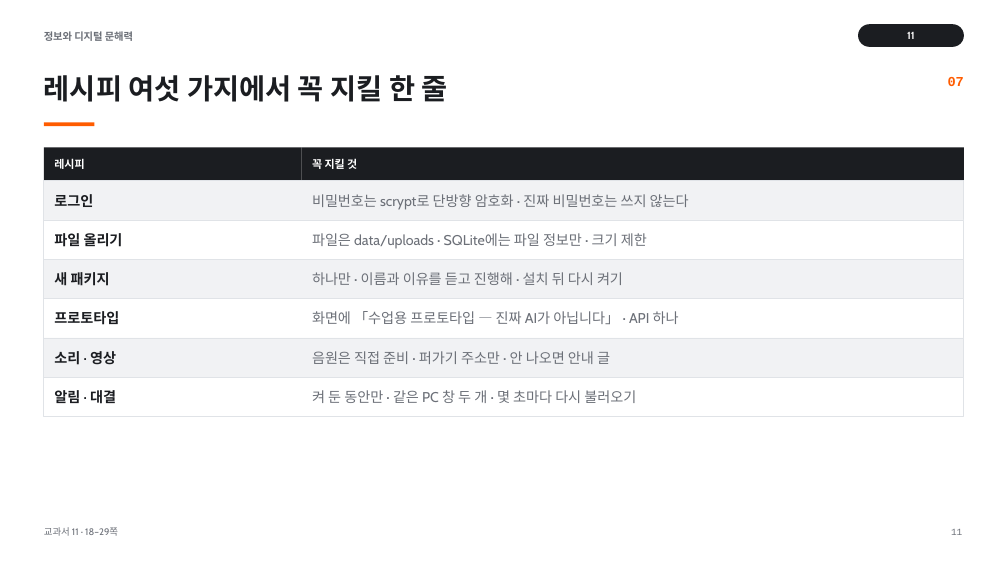
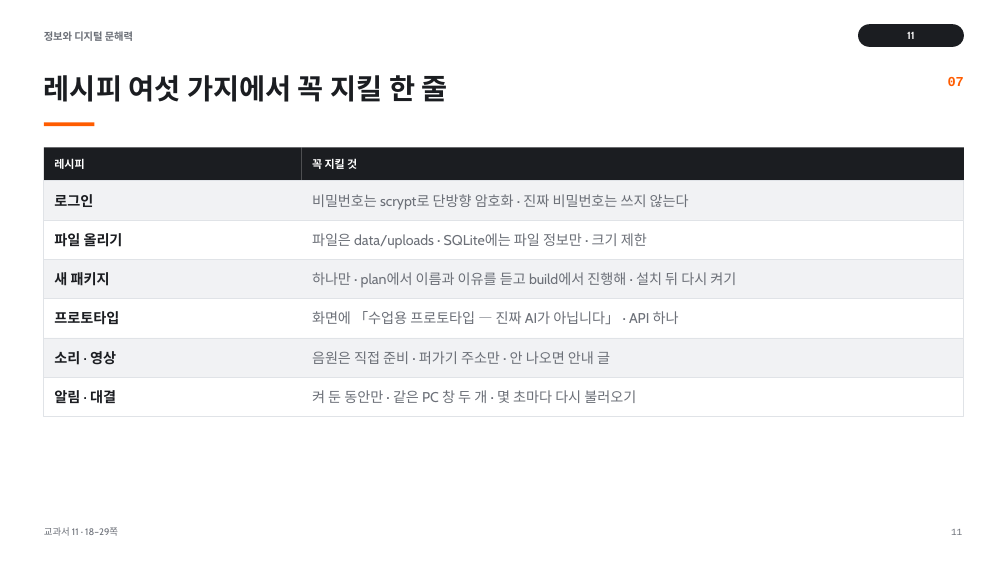
Before and after one commit to vcl-korea/2026-2nd-semester__jdh, a slide deck: slide 11 of 11/ppt/11_서비스_개발하기.pptx. Drawn at 1008x567 pixels with LibreOffice and Linux fonts; fonts in the diff are those of the drawing. Boxes give left, top, right and bottom in pixels: in the first picture for what was removed or moved away, otherwise in the second. Text is boxed around its words. In the diff, an @@ line names an element or a change of style, - is before the commit and + after.

```diff
--- a/11/ppt/11_서비스_개발하기.pptx
+++ b/11/ppt/11_서비스_개발하기.pptx
@@ text at box(312, 272, 736, 287): text changed @@
-하나만 · 이름과 이유를 듣고 진행해 · 설치 뒤 다시 켜기
+하나만 · plan에서 이름과 이유를 듣고 build에서 진행해 · 설치 뒤 다시 켜기
```
Also in this commit, not shown: 9 other slides changed, 49 other files.
